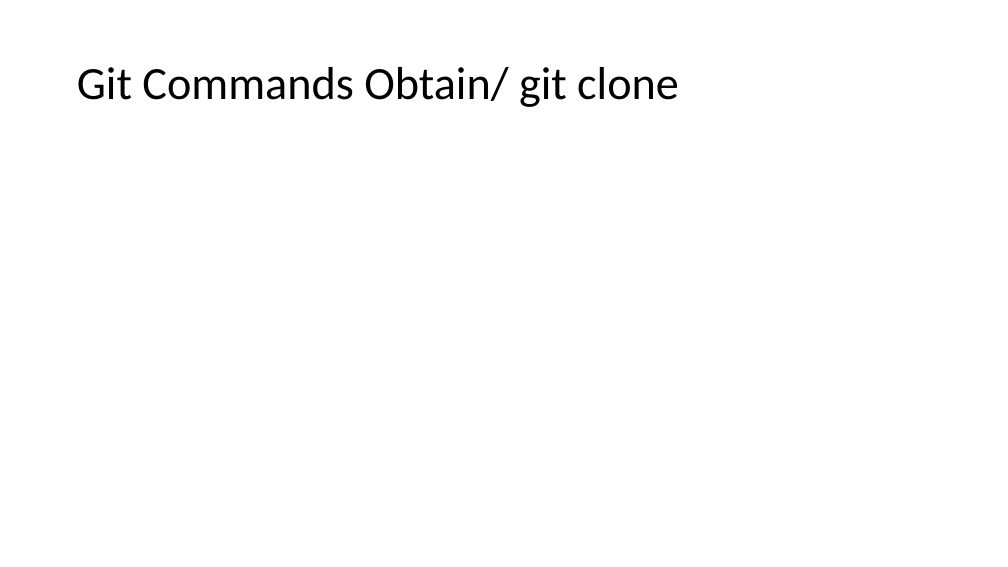
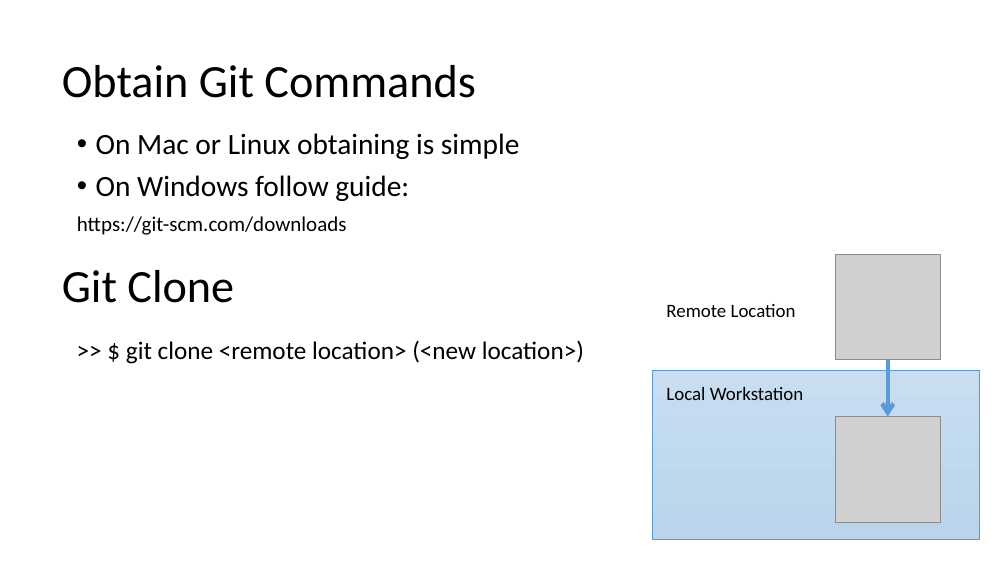
Before and after one commit to jbm950/personal_projects, a slide deck: slide 13 of git_presentation/git_presentation.pptx. Drawn at 1008x567 pixels with LibreOffice and Linux fonts; fonts in the diff are those of the drawing; grey boxes stand for pictures. Boxes give left, top, right and bottom in pixels: in the first picture for what was removed or moved away, otherwise in the second. Text is boxed around its words. In the diff, an @@ line names an element or a change of style, - is before the commit and + after.

```diff
--- a/git_presentation/git_presentation.pptx
+++ b/git_presentation/git_presentation.pptx
@@ title at (62, 65, 475, 98): text changed @@
-Git Commands Obtain/ git clone
+Obtain Git Commands
@@ text added at (77, 133, 519, 235), 28 pt, text #000000 @@
+• On Mac or Linux obtaining is simple
+• On Windows follow guide:
+https://git-scm.com/downloads
@@ picture added at (835, 254, 941, 360) @@
@@ text added at (62, 270, 234, 303), 44 pt, text #000000 @@
+Git Clone
@@ text added at (666, 304, 796, 317), 18 pt, text #000000 @@
+Remote Location
@@ text added at (126, 340, 584, 364), 24 pt, text #000000 @@
+>> $ git clone <remote location> (<new location>)
@@ rectangle added at (653, 371, 979, 540), fill gradient #71A6DB to #559BDB to #448ACA, outline #5B9BD5 0.5 pt @@
@@ text added at (666, 387, 804, 400), 18 pt, text #000000 @@
+Local Workstation
@@ arrow added from (888, 360) to (888, 417), #5B9BD5 4 pt @@
@@ picture added at (835, 417, 941, 523) @@
```
Also in this commit, not shown: 1 other slide changed, 1 slide added, 1 slide removed.
